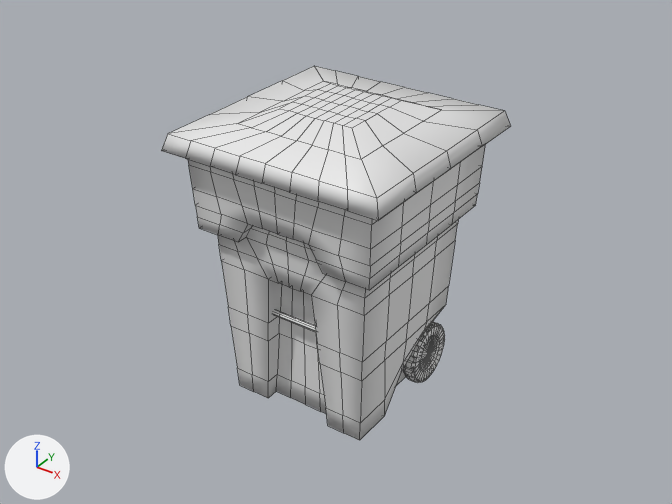
Before and after pictures for a commit that changed the Blender file blend/contrib/residential_trash_can/residential-trashcan.blend.
Rendered twice from the file's camera 'Camera'. The axes (+X, +Y, +Z) are drawn at lower left. The lights are the same throughout. Mesh edges are drawn as thin lines. Materials are left out; every surface is plain grey.

Names of what the first picture shows: 'residential trash'.
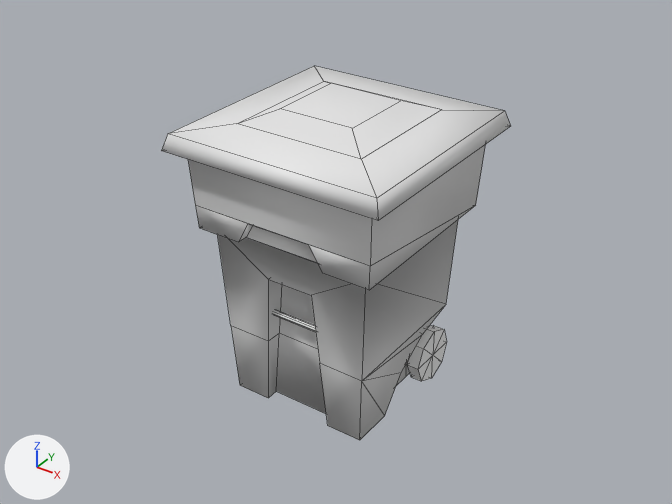
The newer file is also turned or shifted as a whole; pictures and numbers use the older file's frame.

Pixel boxes (x1, y1, x2, y2) of what changed, in the pictures (672 x 504 px):
part 1 of me_residential_trash, added
    after: (408, 326, 447, 381)
part 2 of me_residential_trash, deleted
    before: (403, 321, 445, 383)
part 3 of me_residential_trash, deleted
    before: (161, 66, 511, 440)

Patch to the scene script:
```diff
--- a/blend/contrib/residential_trash_can/residential-trashcan.blend.py
+++ b/blend/contrib/residential_trash_can/residential-trashcan.blend.py
@@ me_residential_trash @@
 # used by ob_residential_trash; location = (0.0, 0.0, 0.0)
-me_residential_trash.from_pydata(...)  # 1211 vertices, 1288 faces, 1 loose edge; spans x -2.21..2.21, y -2.21..2.21, z -2.99..2.99
+me_residential_trash.from_pydata(...)  # 165 vertices, 161 faces; spans x -2.21..2.21, y -2.21..2.21, z -2.92..2.99
+# me_residential_trash part 1: a new loose piece, an 8-sided cylinder along x spanning x 1.27..1.52, y 0.51..1.64, z -2.92..-1.79
+# me_residential_trash part 2: the loose piece of 322 vertices spanning x 1.18..1.44, y 0.44..1.71, z -2.99..-1.72 is deleted
+# me_residential_trash part 3: 422 vertices removed from x -2.21..2.21, y -2.21..2.21, z -2.82..2.99
```
